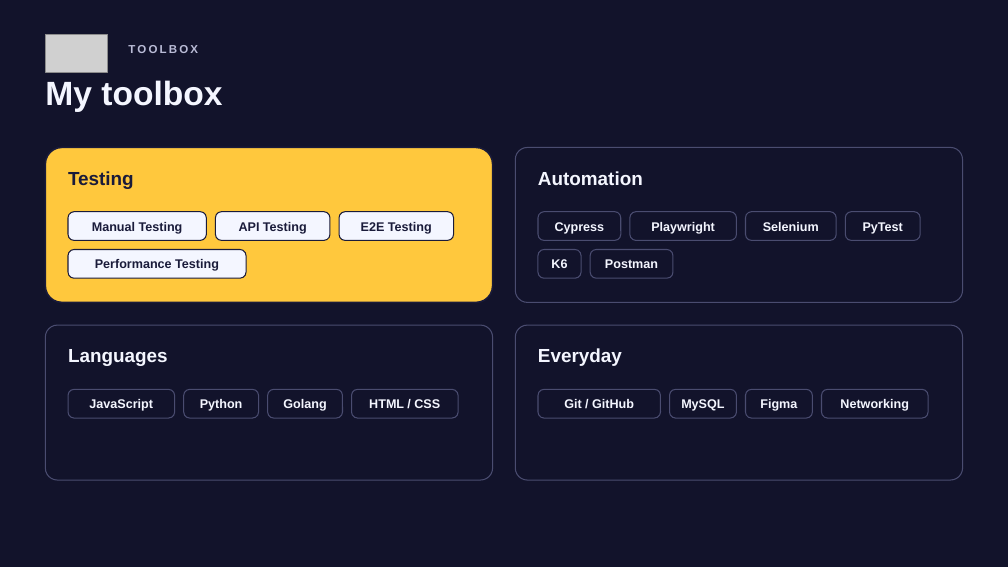
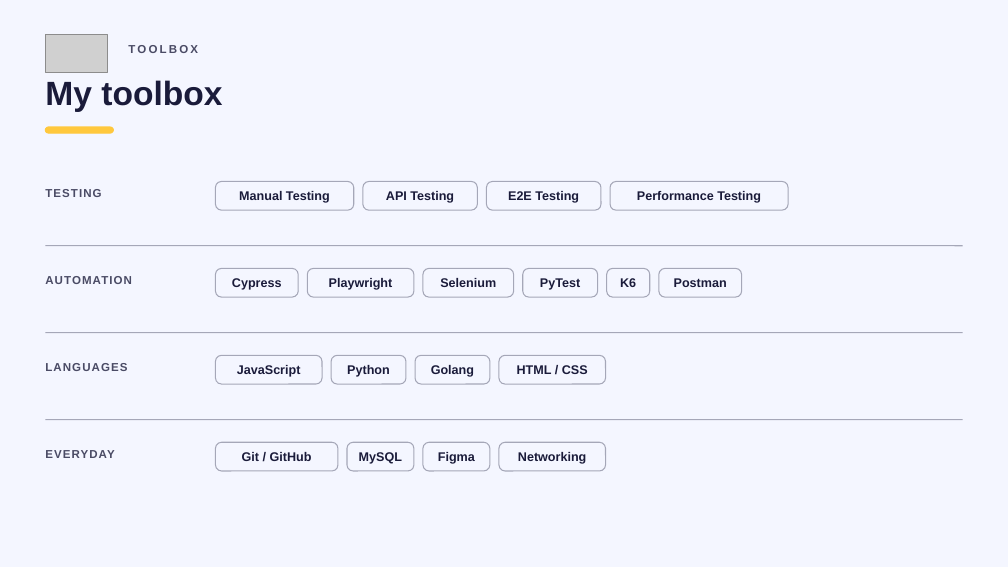
Before and after one commit to HyungMaulss/tegar-portfolio, a slide deck: slide 4 of public/Tegar-Maulana-Resume.pptx. Drawn at 1008x567 pixels with LibreOffice and Linux fonts; fonts in the diff are those of the drawing; grey boxes stand for pictures. Boxes give left, top, right and bottom in pixels: in the first picture for what was removed or moved away, otherwise in the second. Text is boxed around its words. In the diff, an @@ line names an element or a change of style, - is before the commit and + after.

Commit message:
Resume deck in light mode, matching the current site
Cover mirrors the hero (portrait on the tilted Sun card, status card, rings, glow);
experience as rows with a Now tag, toolbox rows with plain chips, the Cypress run
in the featured project card, and the dark contact panel. Drops stray paragraph
properties pptxgenjs writes mid-paragraph, which PowerPoint refuses to open.

```diff
--- a/public/Tegar-Maulana-Resume.pptx
+++ b/public/Tegar-Maulana-Resume.pptx
@@ background #12132B to #F4F6FF @@
@@ text "TOOLBOX" at (x1=128, y1=45, x2=198, y2=53): text colour #B9BBD6 to #4A4B65 @@
@@ rounded rectangle removed at (x1=45, y1=147, x2=493, y2=302) @@
@@ rounded rectangle added at (x1=45, y1=127, x2=113, y2=133), fill #FFC83D, outline #FFC83D 1 pt @@
@@ rounded rectangle removed at (x1=516, y1=147, x2=963, y2=302) @@
@@ text at (x1=45, y1=189, x2=101, y2=197): text changed; size 18 to 11 pt; text colour #1A1B3A to #4A4B65 @@
-Testing
+TESTING
@@ text "Manual Testing" moved from (x1=92, y1=222, x2=183, y2=234) to (x1=239, y1=191, x2=330, y2=203) @@
@@ rounded rectangle moved from (x1=68, y1=212, x2=206, y2=240) to (x1=216, y1=181, x2=354, y2=210) @@
@@ 2 texts, 2 rounded rectangles moved together from (x1=216, y1=212, x2=454, y2=240) to (x1=363, y1=181, x2=600, y2=210) @@
@@ text "Performance Testing" moved from (x1=95, y1=259, x2=219, y2=271) to (x1=637, y1=191, x2=761, y2=203) @@
@@ rounded rectangle moved from (x1=68, y1=250, x2=246, y2=278) to (x1=610, y1=181, x2=788, y2=210) @@
@@ outline #1A1B3A 1 pt to #A5A7B8 1 pt in 4 elements at (x1=486, y1=181, x2=600, y2=210), (x1=216, y1=181, x2=354, y2=210), (x1=363, y1=181, x2=477, y2=210), (x1=610, y1=181, x2=788, y2=210) @@
@@ line added from (45, 246) to (963, 246), #A5A7B8 1 pt @@
@@ 2 texts, 2 rounded rectangles moved together from (x1=538, y1=250, x2=673, y2=278) to (x1=607, y1=268, x2=741, y2=297) @@
@@ text at (x1=45, y1=276, x2=132, y2=284): text changed; size 18 to 11 pt; text colour #F4F6FF to #4A4B65 @@
-Automation
+AUTOMATION
@@ rounded rectangle removed at (x1=45, y1=325, x2=493, y2=480) @@
@@ rounded rectangle removed at (x1=516, y1=325, x2=963, y2=480) @@
@@ line added from (45, 333) to (963, 333), #A5A7B8 1 pt @@
@@ text "JavaScript" moved from (x1=89, y1=399, x2=153, y2=411) to (x1=237, y1=365, x2=301, y2=377) @@
@@ rounded rectangle moved from (x1=68, y1=389, x2=175, y2=418) to (x1=216, y1=355, x2=322, y2=384) @@
@@ 3 texts, 3 rounded rectangles moved together from (x1=184, y1=389, x2=458, y2=418) to (x1=331, y1=355, x2=606, y2=384) @@
@@ text at (x1=45, y1=363, x2=127, y2=371): text changed; size 18 to 11 pt; text colour #F4F6FF to #4A4B65 @@
-Languages
+LANGUAGES
@@ line added from (45, 420) to (963, 420), #A5A7B8 1 pt @@
@@ 4 texts, 4 rounded rectangles moved together from (x1=538, y1=212, x2=920, y2=418) to (x1=216, y1=268, x2=598, y2=471) @@
@@ 4 texts, 4 rounded rectangles moved together from (x1=670, y1=212, x2=929, y2=418) to (x1=347, y1=268, x2=606, y2=471) @@
@@ fill #12132B to #F4F6FF; outline #4A4C70 1 pt to #A5A7B8 1 pt in 14 elements at (x1=659, y1=268, x2=741, y2=297), (x1=607, y1=268, x2=650, y2=297), (x1=499, y1=355, x2=606, y2=384), (x1=216, y1=355, x2=322, y2=384), (x1=415, y1=355, x2=490, y2=384), (x1=331, y1=355, x2=406, y2=384), (x1=216, y1=268, x2=298, y2=297), (x1=308, y1=268, x2=414, y2=297), (x1=523, y1=268, x2=598, y2=297), (x1=216, y1=442, x2=338, y2=471), (x1=499, y1=442, x2=606, y2=471), (x1=423, y1=268, x2=513, y2=297), (x1=347, y1=442, x2=414, y2=471), (x1=423, y1=442, x2=490, y2=471) @@
@@ text colour #F4F6FF to #1A1B3A in 15 elements at (x1=45, y1=80, x2=222, y2=112), (x1=674, y1=278, x2=727, y2=287), (x1=620, y1=278, x2=636, y2=287), (x1=237, y1=365, x2=301, y2=377), (x1=347, y1=365, x2=390, y2=377), (x1=431, y1=365, x2=474, y2=377), (x1=517, y1=365, x2=588, y2=374), (x1=232, y1=278, x2=282, y2=290), (x1=329, y1=278, x2=393, y2=290), (x1=440, y1=278, x2=496, y2=287), (x1=540, y1=278, x2=580, y2=290), (x1=242, y1=452, x2=312, y2=461), (x1=359, y1=452, x2=402, y2=464), (x1=438, y1=452, x2=475, y2=464), (x1=518, y1=452, x2=586, y2=464) @@
@@ text at (x1=45, y1=450, x2=114, y2=458): text changed; size 18 to 11 pt; text colour #F4F6FF to #4A4B65 @@
-Everyday
+EVERYDAY
```
Also in this commit, not shown: 6 other slides changed, 5 other files.
